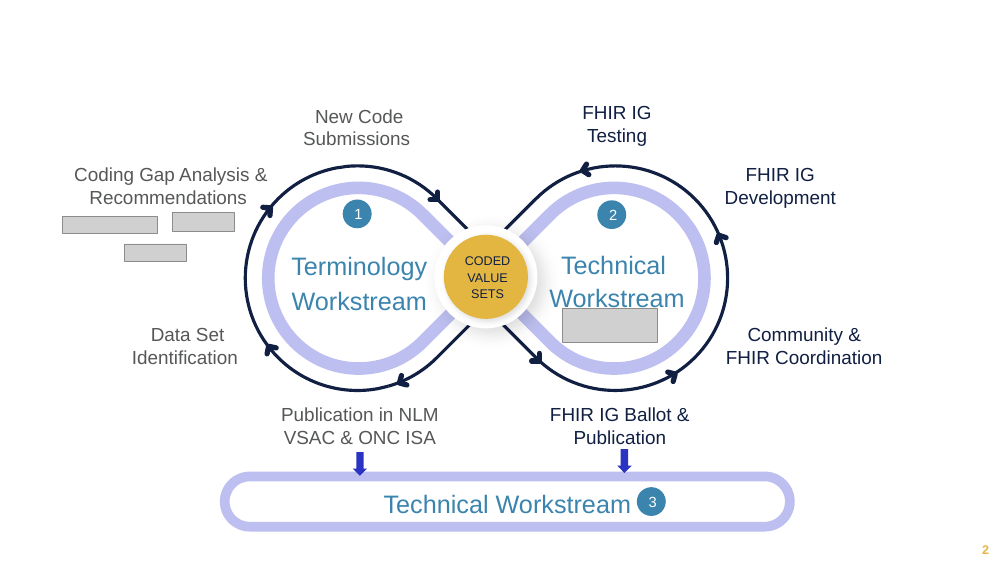
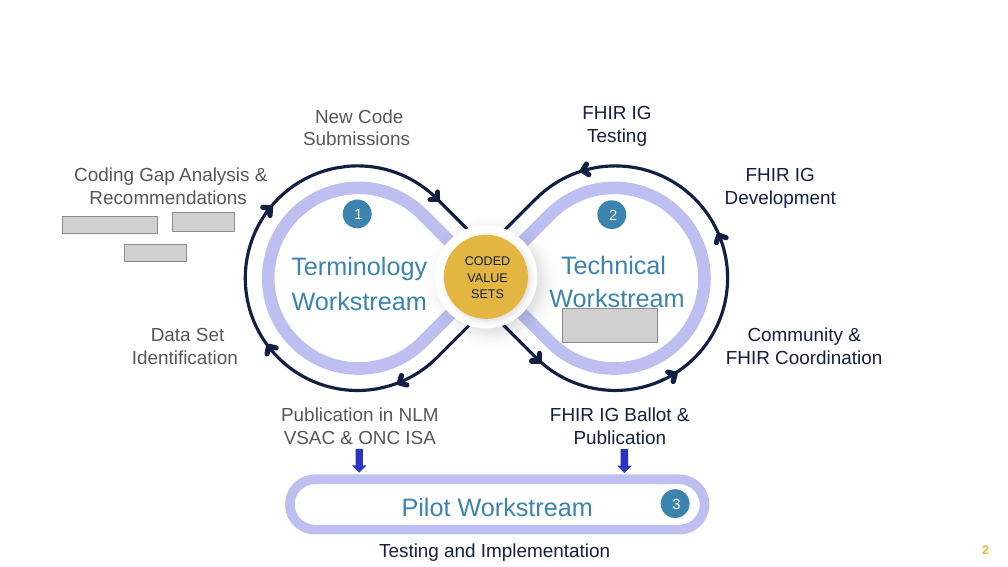
Before and after one commit to HL7/fhir-sdoh-clinicalcare, a slide deck: slide 2 of Images Source/GravitySlides.pptx. Drawn at 1008x567 pixels with LibreOffice and Linux fonts; fonts in the diff are those of the drawing; grey boxes stand for pictures. Boxes give left, top, right and bottom in pixels: in the first picture for what was removed or moved away, otherwise in the second. Text is boxed around its words. In the diff, an @@ line names an element or a change of style, - is before the commit and + after.

```diff
--- a/Images Source/GravitySlides.pptx
+++ b/Images Source/GravitySlides.pptx
@@ rounded rectangle "Pilot Workstream": place and size @@
-rounded rectangle "Pilot Workstream" at box(225, 476, 790, 527)
+rounded rectangle "Pilot Workstream" at box(290, 479, 704, 530)
@@ text in rounded rectangle at box(402, 497, 593, 517): text changed @@
-Technical Workstream
+Pilot Workstream
@@ ellipse "3": place and size @@
-ellipse "3" at box(637, 487, 665, 516)
+ellipse "3" at box(661, 489, 690, 518)
@@ text added at box(379, 543, 610, 561), 18 pt, text #111F42 @@
+Testing and Implementation
```
Also in this commit, not shown: 8 other files.
